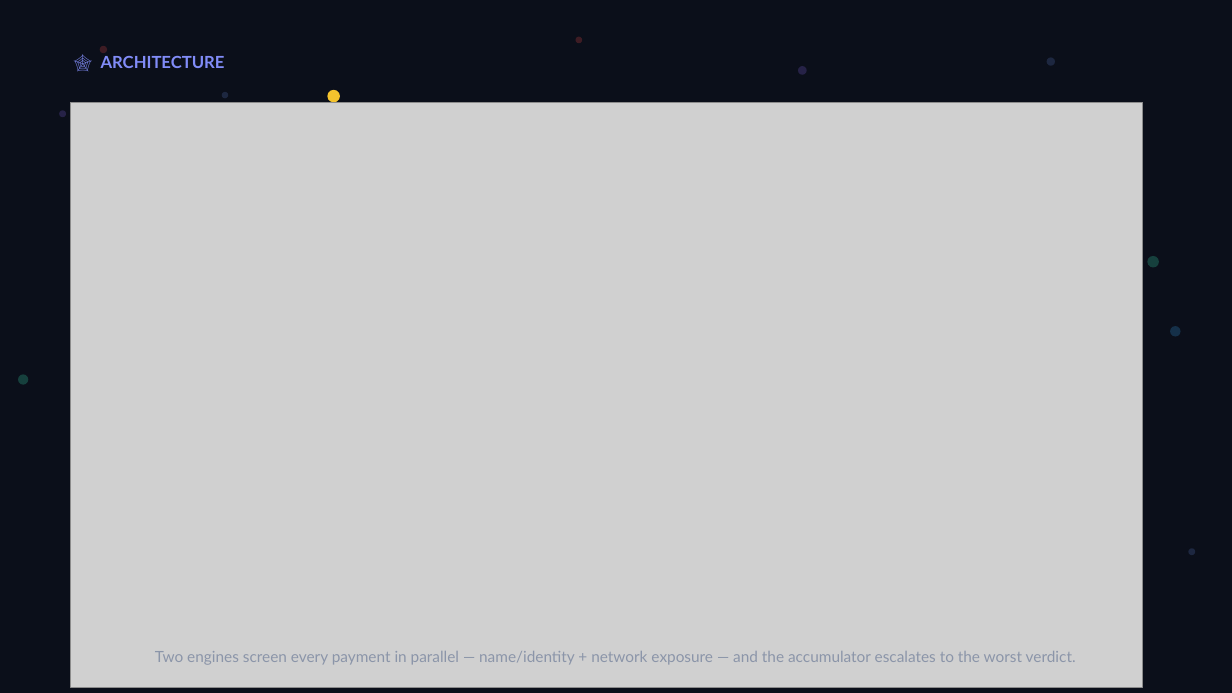
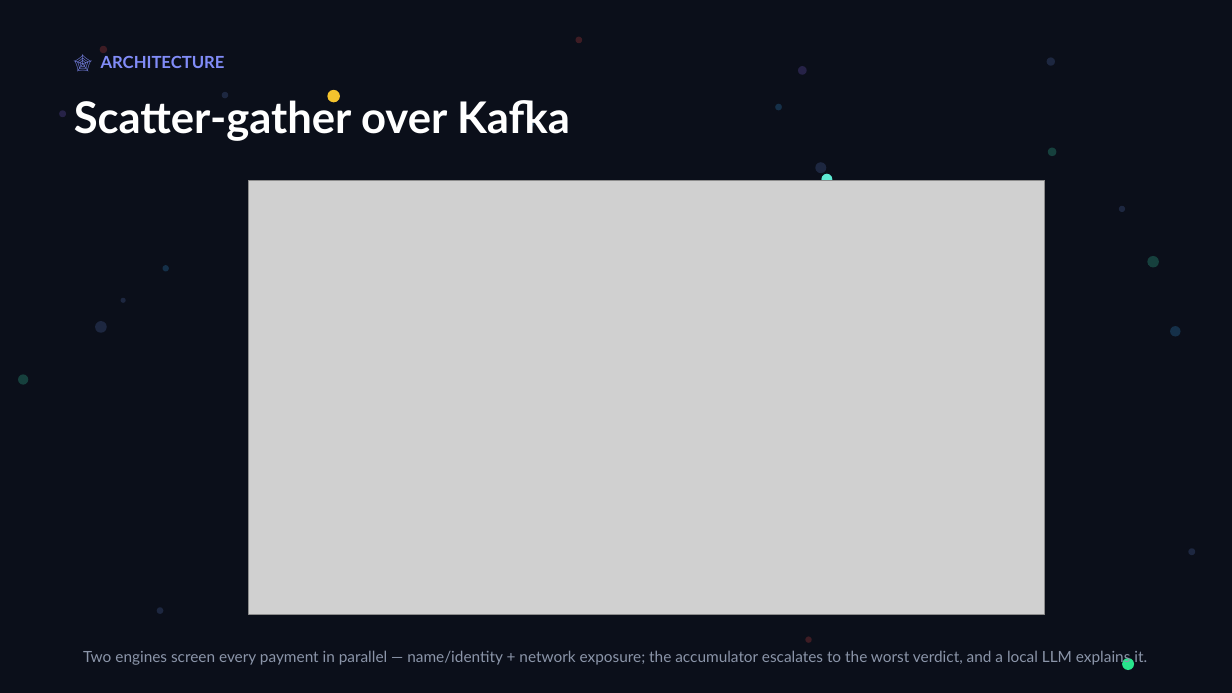
Before and after one commit to Hpro444/ScreenSmart, a slide deck: slide 7 of presentation/ScreenSmart_CtrlAltElite.pptx. Drawn at 1232x693 pixels with LibreOffice and Linux fonts; fonts in the diff are those of the drawing; grey boxes stand for pictures. Boxes give left, top, right and bottom in pixels: in the first picture for what was removed or moved away, otherwise in the second. Text is boxed around its words. In the diff, an @@ line names an element or a change of style, - is before the commit and + after.

Commit message:
Presentation update + README.md update

```diff
--- a/presentation/ScreenSmart_CtrlAltElite.pptx
+++ b/presentation/ScreenSmart_CtrlAltElite.pptx
@@ text added at [74, 95, 570, 141], 34 pt, text #FFFFFF, bold @@
+Scatter-gather over Kafka
@@ ellipse added at [528, 121, 534, 128], fill #153049 @@
@@ ellipse added at [1048, 148, 1056, 156], fill #16403D @@
@@ ellipse added at [815, 163, 826, 174], fill #1D2740 @@
@@ ellipse added at [822, 174, 833, 185], fill #5EEAD4 @@
@@ picture: place and size @@
-picture at [71, 103, 1143, 688]
+picture at [249, 180, 1045, 615]
@@ ellipse added at [1119, 206, 1126, 213], fill #1D2740 @@
@@ ellipse added at [163, 265, 169, 272], fill #153049 @@
@@ ellipse added at [121, 298, 126, 302], fill #1D2740 @@
@@ ellipse added at [95, 321, 107, 333], fill #1D2740 @@
@@ ellipse added at [157, 607, 164, 614], fill #1D2740 @@
@@ ellipse added at [494, 604, 506, 616], fill #153049 @@
@@ ellipse added at [896, 606, 904, 615], fill #3E1C24 @@
@@ text at [83, 650, 1147, 665]: text changed @@
-Two engines screen every payment in parallel — name/identity + network exposure — and the accumulator escalates to the worst verdict.
+Two engines screen every payment in parallel — name/identity + network exposure; the accumulator escalates to the worst verdict, and a local LLM explains it.
@@ ellipse added at [806, 637, 812, 643], fill #3E1C24 @@
@@ ellipse added at [1122, 658, 1134, 670], fill #28E68C @@
```
Also in this commit, not shown: 4 other slides changed, 21 other files.
